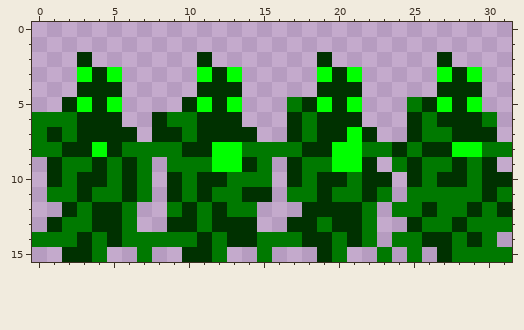
Two versions of one pixel-art file, res/assets/ase/demon.aseprite. Above is the file before it was changed.
32x16 pixels, 1 frame.
The result:
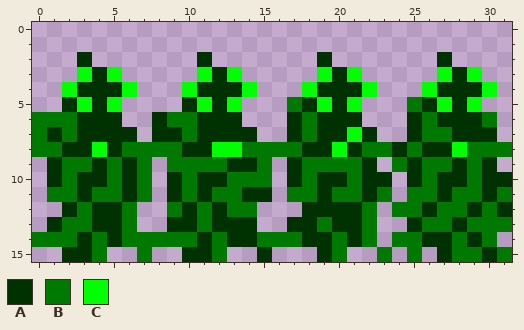
Palette (. is transparent): A #003100  B #007900  C #00ff00
The edit:
{"y":4,"x":2,"old":".","new":"C"}
{"y":4,"x":6,"old":".","new":"C"}
{"y":4,"x":10,"old":".","new":"C"}
{"y":4,"x":14,"old":".","new":"C"}
{"y":4,"x":18,"old":".","new":"C"}
{"y":4,"x":22,"old":".","new":"C"}
{"y":4,"x":26,"old":".","new":"C"}
{"y":4,"x":30,"old":".","new":"C"}
{"y":8,"x":21,"old":"C","new":"A"}
{"y":8,"x":29,"old":"C","new":"B"}
{"y":9,"x":12,"old":"CC","new":"BA"}
{"y":9,"x":20,"old":"CC","new":"BB"}
{"y":11,"x":27,"old":"B","new":"A"}
{"y":15,"x":15,"old":"B","new":"A"}
{"y":15,"x":30,"old":"B","new":"A"}
